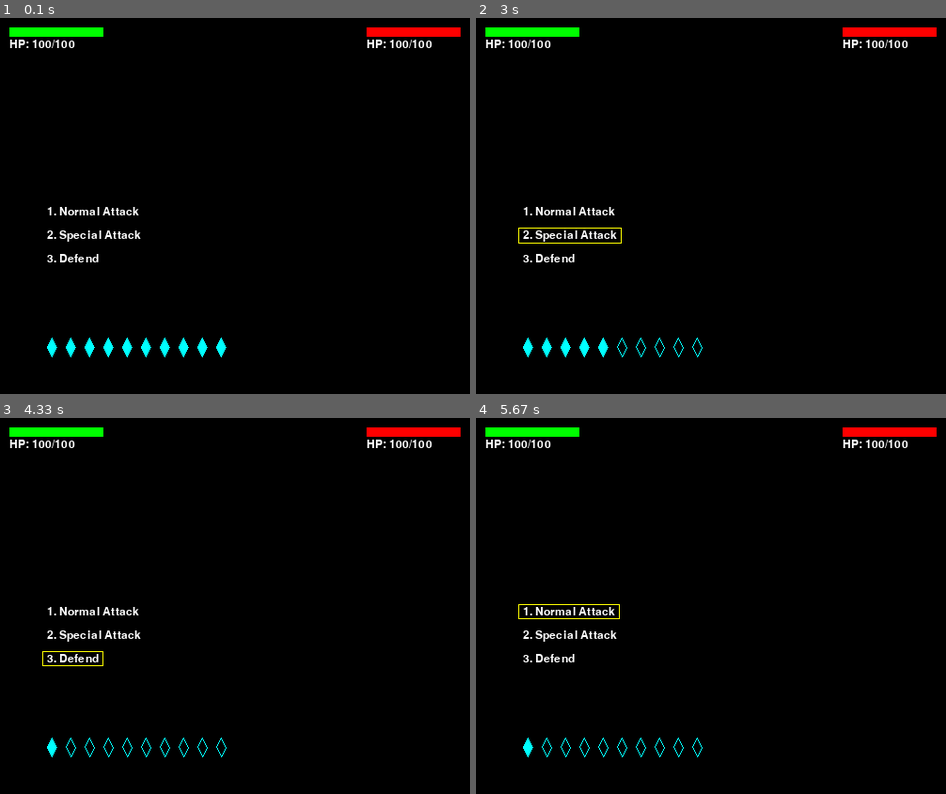
Above: before the commit, frames 1-4 (two rows, left to right).
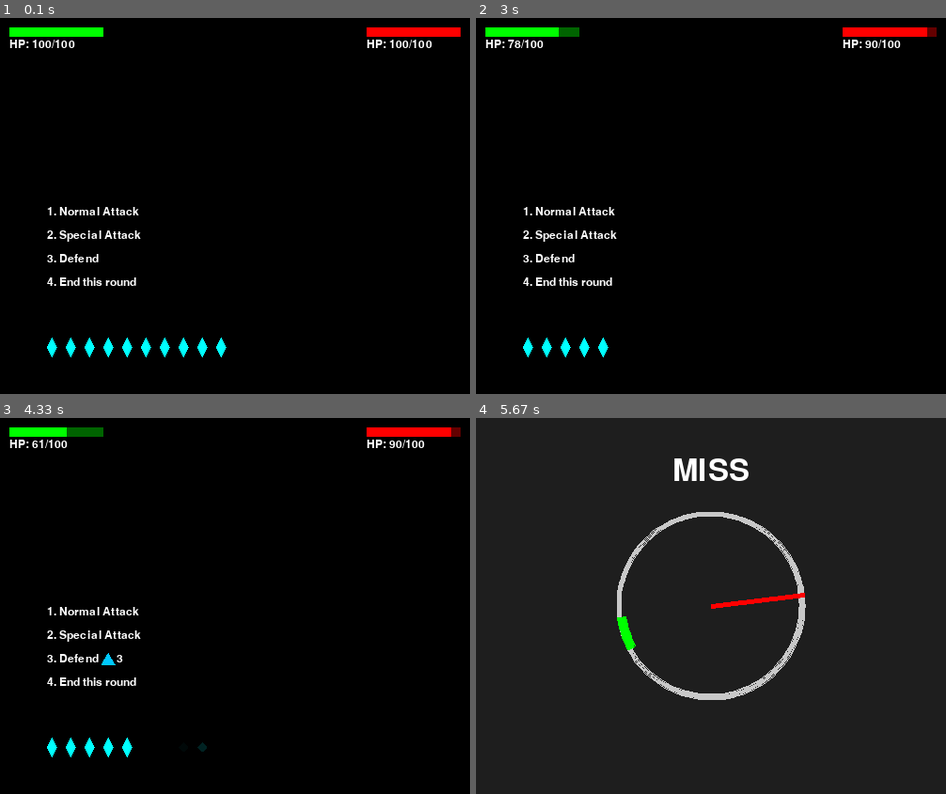
Above: after the commit, the same moments.

Repository: CharlesHsu-noob/fuckUpygame
Game: pygame game, started from sean/battle/fight.py
Same seed, same stepped clock (60 frames per second), same inputs: the game is played once before the commit and once after it.
Inputs:
- Up to frame 1 (0.1 s): no input
- Up to frame 2 (3 s): tap 4 at 0.33 s; tap Space at 0.67, 1.07, 1.37, 2.07, 2.37, 2.57, 2.87 s; hold 2 1-1.47 s
- Up to frame 3 (4.33 s): hold 4 3-3.53 s; tap Space at 3.07, 3.37, 3.63, 3.93 s; hold 3 3.57-4.1 s
- Up to frame 4 (5.67 s): hold 4 4.7-5 s; tap Space at 4.77, 5.1, 5.43 s; hold 1 from 5.37 s (still down)

The runs differ from the first frame. In frame 1, 0.2% of the frame differs, in the area x 10-29%, y 69-72%; in frame 2, 0.8%; in frame 3, 1.1%; in frame 4, 100%, in the area x 0-100%, y 0-100%.

Commit message:
80percent

Diff:
--- a/sean/QTE_DBDmode.py
+++ /dev/null
@@ -1,78 +0,0 @@
-import pygame, math, time,random
-pygame.init()
-
-WIDTH, HEIGHT = 500, 400
-screen = pygame.display.set_mode((WIDTH, HEIGHT))
-clock = pygame.time.Clock()
-
-C = (250, 200)
-R = 100
-num=random.randint(165,330)
-pointer_angle = 0.0
-pointer_speed = math.radians(400)
-direction = 1
-
-center_angle = math.radians(num)
-perfect_range = math.radians(10)
-great_range = math.radians(30)
-
-font = pygame.font.SysFont(None, 48)
-result = ""
-puss_time = 0
-waiting = False
-
-running = True
-while running:
-    dt = clock.tick(60) / 1000.0
-
-    for event in pygame.event.get():
-        if event.type == pygame.QUIT:
-            running = False
-
-        if not waiting and event.type == pygame.KEYDOWN and event.key == pygame.K_SPACE:
-            gap = (pointer_angle - center_angle + math.pi) % (2*math.pi) - math.pi
-            if abs(gap) <= perfect_range:
-                result = "PERFECT"
-            elif abs(gap) <= great_range:
-                result = "GREAT"
-            else:
-                result = "MISS"
-
-            waiting = True
-            puss_time = time.time()
-
-        elif waiting and event.type == pygame.KEYDOWN and event.key == pygame.K_SPACE:
-            waiting = False
-            pointer_angle = 0.0
-            direction = 1
-            result = ""
-            num = random.randint(165,330)
-            center_angle = math.radians(num)
-
-    if not waiting:
-        pointer_angle += pointer_speed * dt * direction
-        if pointer_angle > math.radians(360):
-            result = "MISS"
-            waiting = True
-
-    screen.fill((30, 30, 30))
-
-
-    pygame.draw.arc(screen, (200, 200, 200), (C[0]-R, C[1]-R, 2*R, 2*R), 0, 2*math.pi, 5)
-
-
-    pygame.draw.arc(screen, (0, 0, 255), (C[0]-R, C[1]-R, 2*R, 2*R),
-                    center_angle - great_range, center_angle + great_range, 10)
-
-    pygame.draw.arc(screen, (0, 255, 0), (C[0]-R, C[1]-R, 2*R, 2*R),
-                    center_angle - perfect_range, center_angle + perfect_range, 10)
-
-    pointer_x = C[0] + R * math.cos(pointer_angle)
-    pointer_y = C[1] - R * math.sin(pointer_angle)
-    pygame.draw.line(screen, (255, 0, 0), C, (pointer_x, pointer_y), 5)
-
-    if result:
-        text_surf = font.render(result, True, (255, 255, 255))
-        screen.blit(text_surf, (C[0]-text_surf.get_width()/2, C[1]-R-60))
-
-    pygame.display.flip()
--- /dev/null
+++ b/sean/battle/QTE_DBDmode.py
@@ -0,0 +1,113 @@
+import pygame, math, time, random
+
+class QTE_DBDmode:
+    def __init__(self):
+        pygame.init()
+        self.WIDTH, self.HEIGHT = 500, 400
+        self.screen = pygame.display.set_mode((self.WIDTH, self.HEIGHT))
+        self.clock = pygame.time.Clock()
+
+        self.C = (250, 200)
+        self.R = 100
+
+        self.pointer_angle = 0.0
+        self.pointer_speed = math.radians(400)
+        self.direction = random.choice([1, -1])  # 隨機方向
+
+        self.num = random.randint(165, 330)
+        self.center_angle = math.radians(self.num)
+        self.perfect_range = math.radians(10)
+
+        self.font = pygame.font.SysFont(None, 48)
+        self.result = ""
+        self.waiting = False
+
+        self.running = True
+
+    def handle_events(self):
+        for event in pygame.event.get():
+            if event.type == pygame.QUIT:
+                self.running = False
+
+            if not self.waiting and event.type == pygame.KEYDOWN and event.key == pygame.K_SPACE:
+                gap = (self.pointer_angle - self.center_angle + math.pi) % (2 * math.pi) - math.pi
+                if abs(gap) <= self.perfect_range:
+                    self.result = "PERFECT"
+                else:
+                    self.result = "MISS"
+                self.waiting = True
+                self.wait_time = time.time()
+
+            elif self.waiting and event.type == pygame.KEYDOWN and event.key == pygame.K_SPACE:
+                # 重置新一輪
+                self.pointer_angle = 0.0
+                self.direction = random.choice([1, -1])
+                self.result = ""
+                self.num = random.randint(165, 330)
+                self.center_angle = math.radians(self.num)
+                self.waiting = False
+
+    def update(self, dt):
+        if not self.waiting:
+            self.pointer_angle += self.pointer_speed * dt * self.direction
+            if self.pointer_angle > math.radians(360) or self.pointer_angle < math.radians(0):
+                self.result = "MISS"
+                self.waiting = True
+
+    def draw(self):
+        self.screen.fill((30, 30, 30))
+
+        # 底圓
+        pygame.draw.arc(self.screen, (200, 200, 200),
+                        (self.C[0]-self.R, self.C[1]-self.R, 2*self.R, 2*self.R), 0, 2*math.pi, 5)
+
+        # 只有 PERFECT 區域
+        pygame.draw.arc(self.screen, (0, 255, 0),
+                        (self.C[0]-self.R, self.C[1]-self.R, 2*self.R, 2*self.R),
+                        self.center_angle - self.perfect_range, self.center_angle + self.perfect_range, 10)
+
+        # 指針
+        pointer_x = self.C[0] + self.R * math.cos(self.pointer_angle)
+        pointer_y = self.C[1] - self.R * math.sin(self.pointer_angle)
+        pygame.draw.line(self.screen, (255, 0, 0), self.C, (pointer_x, pointer_y), 5)
+
+        # 結果顯示
+        if self.result:
+            text_surf = self.font.render(self.result, True, (255, 255, 255))
+            self.screen.blit(text_surf, (self.C[0]-text_surf.get_width()/2, self.C[1]-self.R-60))
+
+        pygame.display.flip()
+
+    def run(self):
+        while self.running:
+            dt = self.clock.tick(60) / 1000.0
+            self.handle_events()
+            self.update(dt)
+            self.draw()
+
+            if self.result:
+                pygame.time.delay(300)
+                self.running = False
+
+        return self.result
+
+def play_qte_dbd():
+    game = QTE_DBDmode()
+    return game.run()
+
+
+# ---------- Defend技能呼叫範例 ----------
+def defend_qte(enemy_damage):
+    """
+    shield_turns >0 時，每次敵方攻擊觸發此函式
+    會連續出現4次QTE，每次PERFECT減少20%敵方傷害
+    """
+    perfect_count = 0
+    for _ in range(4):
+        result = play_qte_dbd()
+        if result == "PERFECT":
+            perfect_count += 1
+
+    damage_multiplier = 1 - 0.2 * perfect_count
+    final_damage = int(enemy_damage * damage_multiplier)
+    return final_damage
--- a/sean/battle/fight.py
+++ b/sean/battle/fight.py
@@ -1,5 +1,7 @@
 import pygame
-from QTE_MLBmode import play_qte  # QTE 函式不要自動 quit Pygame
+import random
+from QTE_DBDmode import play_qte_dbd
+from QTE_MLBmode import play_qte
 
 pygame.init()
 
@@ -20,26 +22,42 @@
 player_energy = MAX_ENERGY
 
 # --- 字型 ---
-font = pygame.font.SysFont(None, 18)       # 血條文字
-option_font = pygame.font.SysFont(None, 18)  # 技能選項文字
+font = pygame.font.SysFont(None, 18)
+option_font = pygame.font.SysFont(None, 18)
+damage_font = pygame.font.SysFont(None, 24)
 
 # --- 選項 ---
-options = ["Normal Attack", "Special Attack", "Defend"]
+options = ["Normal Attack", "Special Attack", "Defend", "End this round"]
+energy_cost = [3, 5, 4, 0]
 selected_option = None
-pending_action = False  # 是否選擇技能但尚未按空白鍵
-
-# --- 能量需求 ---
-energy_cost = [3, 5, 4]  # 普通攻擊、特殊攻擊、防禦
-temp_energy = player_energy  # 暫時顯示能量
+pending_action = False
+temp_energy = player_energy
+
+# --- 動畫列表 ---
+damage_texts = []
+energy_recover_queue = []
+energy_recover_timer = [0] * MAX_ENERGY
+
+# --- Defend ---
+shield_turns = 0
+qte_queue = 0
+qte_perfect_count = 0
+qte_enemy_damage = 0
+pending_energy_recover = 0  # 延後回復能量格數
+
+# --- 能量格動畫 ---
+ENERGY_DELAY = 0.1
+recover_timer = 0
 
 running = True
 while running:
+    dt = clock.tick(60) / 1000.0
     for event in pygame.event.get():
         if event.type == pygame.QUIT:
             running = False
 
         if event.type == pygame.KEYDOWN:
-            # 選擇技能
+            # --- 選技能 ---
             if event.key in (pygame.K_1, pygame.K_KP1):
                 selected_option = 0
                 temp_energy = player_energy - energy_cost[0]
@@ -52,81 +70,221 @@
                 selected_option = 2
                 temp_energy = player_energy - energy_cost[2]
                 pending_action = True
-
-            # 執行技能
+            elif event.key in (pygame.K_4, pygame.K_KP4):
+                selected_option = 3
+                temp_energy = player_energy
+                pending_action = True
+
+            # --- 確認技能 ---
             elif event.key == pygame.K_SPACE and pending_action:
-                if selected_option is not None:
-                    cost = energy_cost[selected_option]
-                    if player_energy >= cost:
-                        player_energy -= cost
-                        # 執行技能效果
-                        if selected_option == 0:
-                            print("Used Normal Attack!")
-                        elif selected_option == 1:
-                            print("Used Special Attack! Launching QTE...")
-                            result = play_qte()
-                            print("QTE Result:", result)
-                        elif selected_option == 2:
-                            print("Used Defend!")
-                    else:
-                        print("Not enough energy!")
+                cost = energy_cost[selected_option]
+                if player_energy >= cost:
+                    player_energy -= cost
+
+                    # Normal Attack
+                    if selected_option == 0:
+                        damage = 10
+                        ENEMY_HP -= damage
+                        ENEMY_HP = max(0, ENEMY_HP)
+                        damage_texts.append({
+                            'damage': damage,
+                            'x': WIDTH - 110 + 50,
+                            'y': 10 + 15,
+                            'alpha': 255,
+                            'timer': 0,
+                            'target': 'enemy'
+                        })
+
+                    # Special Attack
+                    elif selected_option == 1:
+                        result = play_qte()
+                        if result == "MISS":
+                            damage = 10
+                        elif result == "GREAT":
+                            damage = 15
+                        elif result == "PERFECT":
+                            damage = 20
+                        ENEMY_HP -= damage
+                        ENEMY_HP = max(0, ENEMY_HP)
+                        damage_texts.append({
+                            'damage': damage,
+                            'x': WIDTH - 110 + 50,
+                            'y': 10 + 15,
+                            'alpha': 255,
+                            'timer': 0,
+                            'target': 'enemy'
+                        })
+
+                    # Defend
+                    elif selected_option == 2:
+                        shield_turns = 3
+
+                    # End this round
+                    elif selected_option == 3:
+                        enemy_multiplier = random.uniform(0.8, 1.3)
+                        enemy_damage = int(20 * enemy_multiplier)
+
+                        if shield_turns > 0:
+                            # 設置 Defend QTE
+                            qte_queue = 4
+                            qte_perfect_count = 0
+                            qte_enemy_damage = enemy_damage
+                            shield_turns -= 1
+                            pending_energy_recover = 4  # 延後回復能量格數
+                        else:
+                            # 普通扣血
+                            PLAYER_HP -= enemy_damage
+                            damage_texts.append({
+                                'damage': enemy_damage,
+                                'x': 10 + 50,
+                                'y': 10 + 15,
+                                'alpha': 255,
+                                'timer': 0,
+                                'target': 'player'
+                            })
+
+                            # 能量立即回復（逐格動畫）
+                            for _ in range(4):
+                                if player_energy < MAX_ENERGY:
+                                    energy_recover_queue.append(player_energy)
+                                    player_energy += 1
+                                    energy_recover_timer[energy_recover_queue[-1]] = 0
+
+                selected_option = None
                 pending_action = False
                 temp_energy = player_energy
 
+    # --- Defend QTE 處理 ---
+    if qte_queue > 0:
+        result = play_qte_dbd()
+        if result == "PERFECT":
+            qte_perfect_count += 1
+        qte_queue -= 1
+
+        # 四次完成後計算傷害
+        if qte_queue == 0:
+            final_damage = int(qte_enemy_damage * (1 - 0.2 * qte_perfect_count))
+            PLAYER_HP -= final_damage
+            damage_texts.append({
+                'damage': final_damage,
+                'x': 10 + 50,
+                'y': 10 + 15,
+                'alpha': 255,
+                'timer': 0,
+                'target': 'player'
+            })
+
+            # QTE 完成後回復能量
+            if pending_energy_recover > 0:
+                for _ in range(pending_energy_recover):
+                    if player_energy < MAX_ENERGY:
+                        energy_recover_queue.append(player_energy)
+                        player_energy += 1
+                        energy_recover_timer[energy_recover_queue[-1]] = 0
+                pending_energy_recover = 0
+
     # --- 背景 ---
     screen.fill((0, 0, 0))
 
-    # --- 玩家血條 (左上) ---
-    pygame.draw.rect(screen, (255, 0, 0), (10, 10, 100, 10))  # 底色
-    pygame.draw.rect(screen, (0, 255, 0), (10, 10, 100 * (PLAYER_HP / PLAYER_MAX_HP), 10))  # 當前血量
-    hp_text = font.render(f"HP: {PLAYER_HP}/{PLAYER_MAX_HP}", True, (255, 255, 255))
-    screen.blit(hp_text, (10, 22))
-
-    # --- 敵人血條 (右上) ---
-    pygame.draw.rect(screen, (100, 0, 0), (WIDTH - 110, 10, 100, 10))  # 底色
-    pygame.draw.rect(screen, (255, 0, 0), (WIDTH - 110, 10, 100 * (ENEMY_HP / ENEMY_MAX_HP), 10))  # 當前血量
-    enemy_text = font.render(f"HP: {ENEMY_HP}/{ENEMY_MAX_HP}", True, (255, 255, 255))
-    screen.blit(enemy_text, (WIDTH - 110, 22))
-
-    # --- 選項顯示 ---
+    # --- 玩家血條 ---
+    pygame.draw.rect(screen, (0, 100, 0), (10, 10, 100, 10))
+    pygame.draw.rect(screen, (0, 255, 0), (10, 10, 100 * (PLAYER_HP / PLAYER_MAX_HP), 10))
+    screen.blit(font.render(f"HP: {PLAYER_HP}/{PLAYER_MAX_HP}", True, (255, 255, 255)), (10, 22))
+
+    # --- 敵人血條 ---
+    pygame.draw.rect(screen, (100, 0, 0), (WIDTH - 110, 10, 100, 10))
+    pygame.draw.rect(screen, (255, 0, 0), (WIDTH - 110, 10, 100 * (ENEMY_HP / ENEMY_MAX_HP), 10))
+    screen.blit(font.render(f"HP: {ENEMY_HP}/{ENEMY_MAX_HP}", True, (255, 255, 255)), (WIDTH - 110, 22))
+
+    # --- 扣血動畫 ---
+    for dmg in damage_texts[:]:
+        dmg['y'] -= 30 * dt
+        dmg['timer'] += dt
+        dmg['alpha'] = max(0, 255 * (1 - dmg['timer'] / 1.0))
+        color = (255, 100, 0) if dmg['target'] == 'player' else (255, 255, 0)
+        text_surf = damage_font.render(f"-{dmg['damage']}", True, color)
+        text_surf.set_alpha(int(dmg['alpha']))
+        screen.blit(text_surf, (dmg['x'] - text_surf.get_width() // 2,
+                                dmg['y'] - text_surf.get_height() // 2))
+        if dmg['timer'] >= 1.0:
+            damage_texts.remove(dmg)
+
+    # --- 能量回復動畫（逐格亮起） ---
+    for i in range(MAX_ENERGY):
+        if energy_recover_timer[i] > 0:
+            energy_recover_timer[i] -= dt
+            if energy_recover_timer[i] < 0:
+                energy_recover_timer[i] = 0
+
+    if energy_recover_queue:
+        recover_timer += dt
+        if recover_timer >= ENERGY_DELAY:
+            idx = energy_recover_queue.pop(0)
+            energy_recover_timer[idx] = 1.0
+            recover_timer = 0
+
+    # --- 選項 & 能量條 ---
     start_x = 50
     start_y = HEIGHT // 2
     spacing = 25
     for i, option in enumerate(options):
-        option_text = option_font.render(f"{i+1}. {option}", True, (255, 255, 255))
-        screen.blit(option_text, (start_x, start_y + i * spacing))
-        # 框住選中的
+        color = (255, 255, 255)
+        if selected_option == i and pending_action and player_energy < energy_cost[i]:
+            color = (255, 80, 80)
+        text = option_font.render(f"{i+1}. {option}", True, color)
+        screen.blit(text, (start_x, start_y + i * spacing))
+
+        # 選項框
         if selected_option == i:
-            pygame.draw.rect(screen, (255, 255, 0),
-                             (start_x - 5, start_y + i * spacing - 2,
-                              option_text.get_width() + 10, option_text.get_height() + 4), 1)
-
-    # --- 能量條 (下方菱形，直的，每個從左到右排列) ---
+            if not pending_action or player_energy >= energy_cost[i]:
+                pygame.draw.rect(screen, (255, 255, 0),
+                                 (start_x - 5, start_y + i * spacing - 2,
+                                  text.get_width() + 10, text.get_height() + 4), 1)
+
+        # 三角形盾牌
+        if i == 2 and shield_turns > 0:
+            h = text.get_height()
+            offset = 5
+            shield_points = [
+                (start_x + text.get_width() + 5 + offset, start_y + i*spacing),
+                (start_x + text.get_width() + 12 + offset, start_y + i*spacing + h),
+                (start_x + text.get_width() - 2 + offset, start_y + i*spacing + h)
+            ]
+            pygame.draw.polygon(screen, (0, 200, 255), shield_points)
+            screen.blit(font.render(str(shield_turns), True, (255, 255, 255)),
+                        (start_x + text.get_width() + 14 + offset, start_y + i*spacing))
+
+    # --- 能量條 ---
     energy_start_x = 50
     energy_start_y = HEIGHT - 50
     energy_spacing = 20
     for i in range(MAX_ENERGY):
-        # 判斷是否要填充
-        if i < temp_energy:
-            color = (0, 255, 255)  # 實心
-            fill = True
+        points = [
+            (energy_start_x + i * energy_spacing, energy_start_y),
+            (energy_start_x + i * energy_spacing + 5, energy_start_y - 10),
+            (energy_start_x + i * energy_spacing + 10, energy_start_y),
+            (energy_start_x + i * energy_spacing + 5, energy_start_y + 10)
+        ]
+
+        if energy_recover_timer[i] > 0:
+            alpha = int(255 * energy_recover_timer[i])
+            s = pygame.Surface((10, 10), pygame.SRCALPHA)
+            pygame.draw.polygon(s, (0, 255, 255, alpha), [(0,5),(5,0),(10,5),(5,10)])
+            screen.blit(s, (energy_start_x + i*energy_spacing, energy_start_y-5))
+
+        elif pending_action and selected_option is not None:
+            cost = energy_cost[selected_option]
+            # 填滿能量
+            if i < player_energy - cost:
+                pygame.draw.polygon(screen, (0, 255, 255), points)
+            # 空心表示扣掉的能量
+            elif i >= player_energy - cost and i < player_energy:
+                pygame.draw.polygon(screen, (0, 255, 255), points, 1)
         else:
-            color = (0, 255, 255)  # 邊框顏色
-            fill = False
-
-        # 直的菱形，每個菱形中心在水平上排列
-        points = [
-            (energy_start_x + i * energy_spacing, energy_start_y),           # 左
-            (energy_start_x + i * energy_spacing + 5, energy_start_y - 10),  # 上
-            (energy_start_x + i * energy_spacing + 10, energy_start_y),      # 右
-            (energy_start_x + i * energy_spacing + 5, energy_start_y + 10)   # 下
-        ]
-        if fill:
-            pygame.draw.polygon(screen, color, points)
-        else:
-            pygame.draw.polygon(screen, color, points, 1)  # 空心
+            # 正常填滿
+            if i < player_energy:
+                pygame.draw.polygon(screen, (0, 255, 255), points)
 
     pygame.display.flip()
-    clock.tick(60)
 
 pygame.quit()
